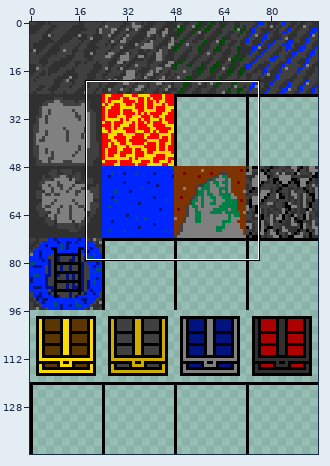
File history of a sprite sheet, app/src/main/res/drawable/tiles_level2_caves.png. Above, an overview of the earlier version with the close-up marked.
Close-up. Before the edit:
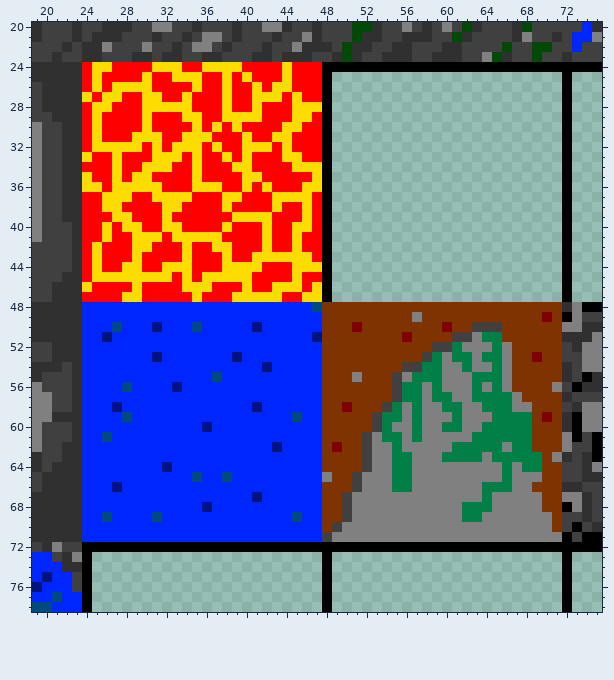
The file is 96x144 pixels. Shown: x 19..75, y 20..78.
After the commit:
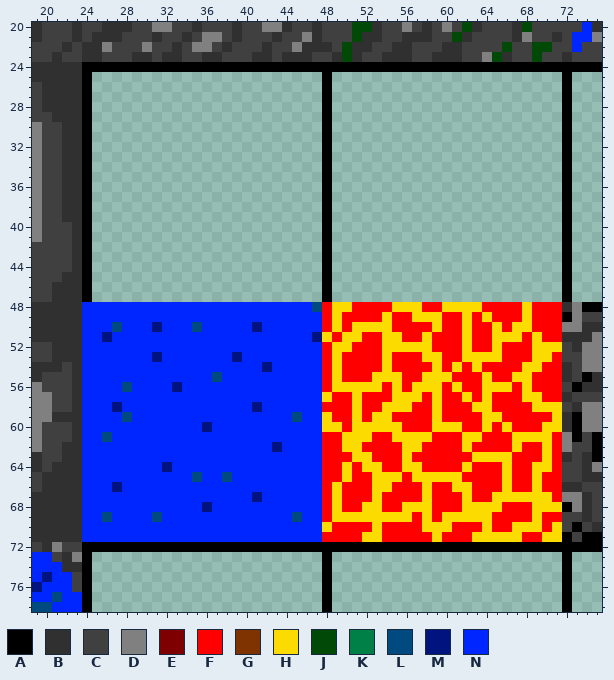
Palette (. is transparent): A #000000  B #303030  C #404040  D #808080  E #7f0000  F #ff0000  G #7f3300  H #fbdb00  J #004907  K #007f46  L #004a7f  M #00137f  N #0026ff
From old to new:
y 24: x 24..47 FHHFFFFHHHFFHHHHFFFFHFFF -> AAAAAAAAAAAAAAAAAAAAAAAA
y 25: x 24..47 FHFFFFHFFHHHFFHFHFFFHFFF -> A.......................
y 26: x 24..47 FHFHHHHFFFFHFFHFFHFHHFFF -> A.......................
y 27: x 24..47 HFHHFFHHFFHFFFHFFHHHFHFF -> A.......................
y 28: x 24..47 FHHFFFHHHHHFFFHFFHFFFHHH -> A.......................
y 29: x 24..47 FHFFFFHFFFHHFFHHHHFFFHHF -> A.......................
y 30: x 24..47 FHFFFFHFFFFHFHFHFFFFHHFF -> A.......................
y 31: x 24..47 FHFFFHHHFFHHHFFFHFFHHFFF -> A.......................
y 32: x 24..47 FHHHHHFHFHHHFHFFHHHFHFFF -> A.......................
y 33: x 24..47 HFFHFFFHHHFHFFHFHFFFHHFF -> A.......................
y 34: x 24..47 FFFHFFHHHFFHFFFHHFFFFHHH -> A.......................
y 35: x 24..47 HFFHFHHFFFFHFFFFHHFFFFFH -> A.......................
y 36: x 24..47 HHFHHHHHFFFHHHFFHFHFFFHH -> A.......................
y 37: x 24..47 FFHHHFFHHHHFFFHHFFFHHHHF -> A.......................
y 38: x 24..47 FFHHFFFFHHFFFFHFFFFHFFHF -> A.......................
y 39: x 24..47 FFFHHFFFHFFFFFFHHHHFFFHF -> A.......................
y 40: x 24..47 FFHFHHFFHHFFFFHFFFHFFHHF -> A.......................
y 41: x 24..47 FFHFFHHHFHHHHHFFFFHFFHFF -> A.......................
y 42: x 24..47 FHFFFHHFFFHFFHHFFFHFFHFF -> A.......................
y 43: x 24..47 FHFFFHFFFFHFFFHFFHHHHHHF -> A.......................
y 44: x 24..47 FHFFHHFFHHHFFFHHHHFFFHHH -> A.......................
y 45: x 24..47 FHHHHHHHHFHFHHHHHFFFFHFF -> A.......................
y 46: x 24..47 HFFFFHFFFFHHHFFFHFFHHHFH -> A.......................
y 47: x 24..47 FFFFHHFFFFFHFFFHHHHHFFHH -> A.......................
y 48: x 48..71 GGGGGGGGGGGGGGGGGGGGGGGG -> FHHFFFFHHHFFHHHHFFFFHFFF
y 49: x 48..71 GGGGGGGGGDGGGGGGGGGGGGEG -> FHFFFFHFFHHHFFHFHFFFHFFF
y 50: x 48..71 GGGEGGGGGGGGEGGCCCGGGGGG -> FHFHHHHFFFFHFFHFFHFHHFFF
y 51: x 48..71 GGGGGGGGEGGGGCCDKKGGGGGG -> HFHHFFHHFFHFFFHFFHHHFHFF
y 52: x 48..71 GGGGGGGGGGGCCKDDDKDGGGGG -> FHHFFFHHHHHFFFHFFHFFFHHH
y 53: x 48..71 GGGGGGGGGGCKDKKDKKDGGEGG -> FHFFFFHFFFHHFFHHHHFFFHHF
y 54: x 48..71 GGGGGGGGCCKKDDKDDKDGGGGG -> FHFFFFHFFFFHFHFHFFFFHHFF
y 55: x 48..71 GGGDGGGCDKKKDDDKKKDGGGGG -> FHFFFHHHFFHHHFFFHFFHHFFF
y 56: x 48..71 GGGGGGGCKKDKDDDKDKDGGGGD -> FHHHHHFHFHHHFHFFHHHFHFFF
y 57: x 48..71 GGGGGGGCKKDKKDDKKKKDGGGG -> HFFHFFFHHHFHFFHFHFFFHHFF
y 58: x 48..71 GGEGGGCKDKDDKKDDKKKDDGGG -> FFFHFFHHHFFHFFFHHFFFFHHH
y 59: x 48..71 GGGGGCKKDKDDDKDDDKKKKGEG -> HFFHFHHFFFFHFFFFHHFFFFFH
y 60: x 48..71 GGGGGCKDDKDDKKDDKKKKKGGG -> HHFHHHHHFFFHHHFFHFHFFFHH
y 61: x 48..71 GGGGCDKKDKDDDDDKKKKKKGGG -> FFHHHFFHHHHFFFHHFFFHHHHF
y 62: x 48..71 GEGGCDDKDDDDDKKKKKDKKGGG -> FFHHFFFFHHFFFFHFFFFHFFHF
y 63: x 48..71 GGGGCDDKKDDDKKKKDKKKKKGD -> FFFHHFFFHFFFFFFHHHHFFFHF
y 64: x 48..71 GGGGCDDKKDDDDDDDDDKDKKGG -> FFHFHHFFHHFFFFHFFFHFFHHF
y 65: x 48..71 DGGCDDDKKDDDDDDDDDKDDDGG -> FFHFFHHHFHHHHHFFFFHFFHFF
y 66: x 48..71 GGGCDDDKKDDDDDDDKKKDDGGG -> FHFFFHHFFFHFFHHFFFHFFHFF
y 67: x 48..71 GGCDDDDDDDDDDDDDKDDDDDGG -> FHFFFHFFFFHFFFHFFHHHHHHF
y 68: x 48..71 GGCDDDDDDDDDDDKKKDDDDDGG -> FHFFHHFFHHHFFFHHHHFFFHHH
y 69: x 48..71 GGCDDDDDDDDDDDKKDDDDDDDG -> FHHHHHHHHFHFHHHHHFFFFHFF
y 70: x 48..71 GCDDDDDDDDDDDDDDDDDDDDDG -> HFFFFHFFFFHHHFFFHFFHHHFH
y 71: x 48..71 CDDDDDDDDDDDDDDDDDDDDDDD -> FFFFHHFFFFFHFFFHHHHHFFHH
